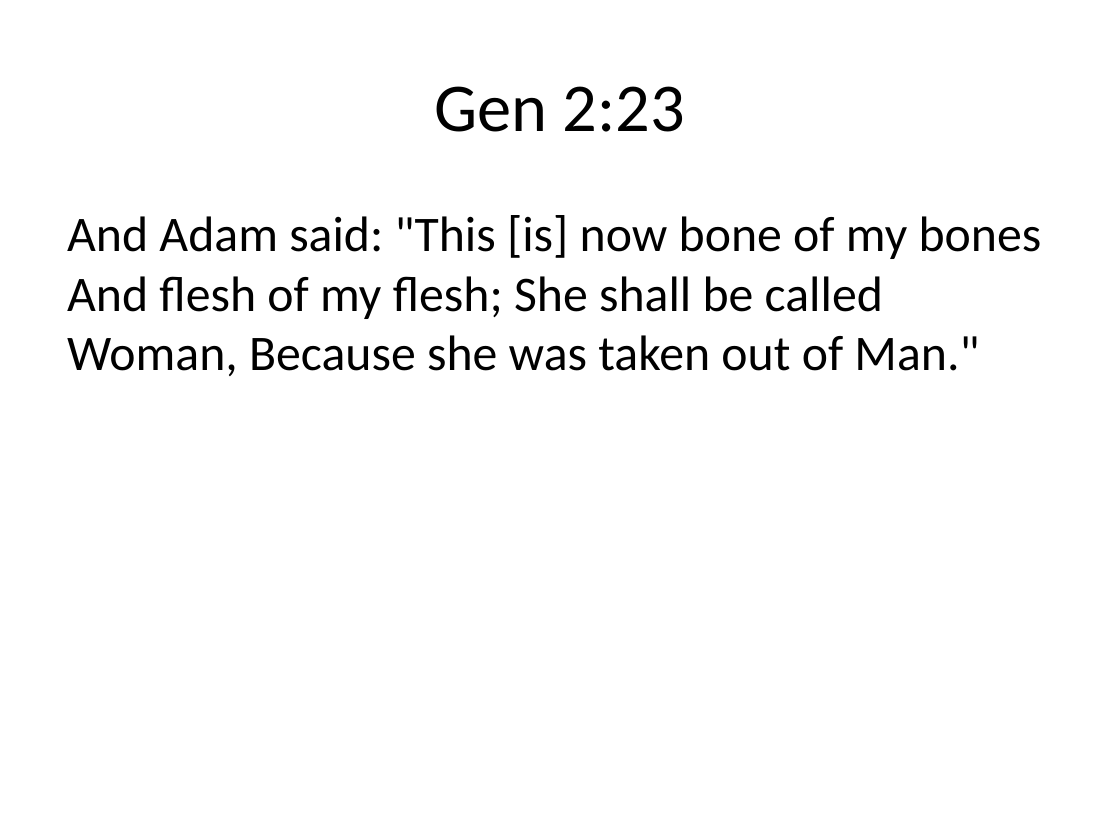
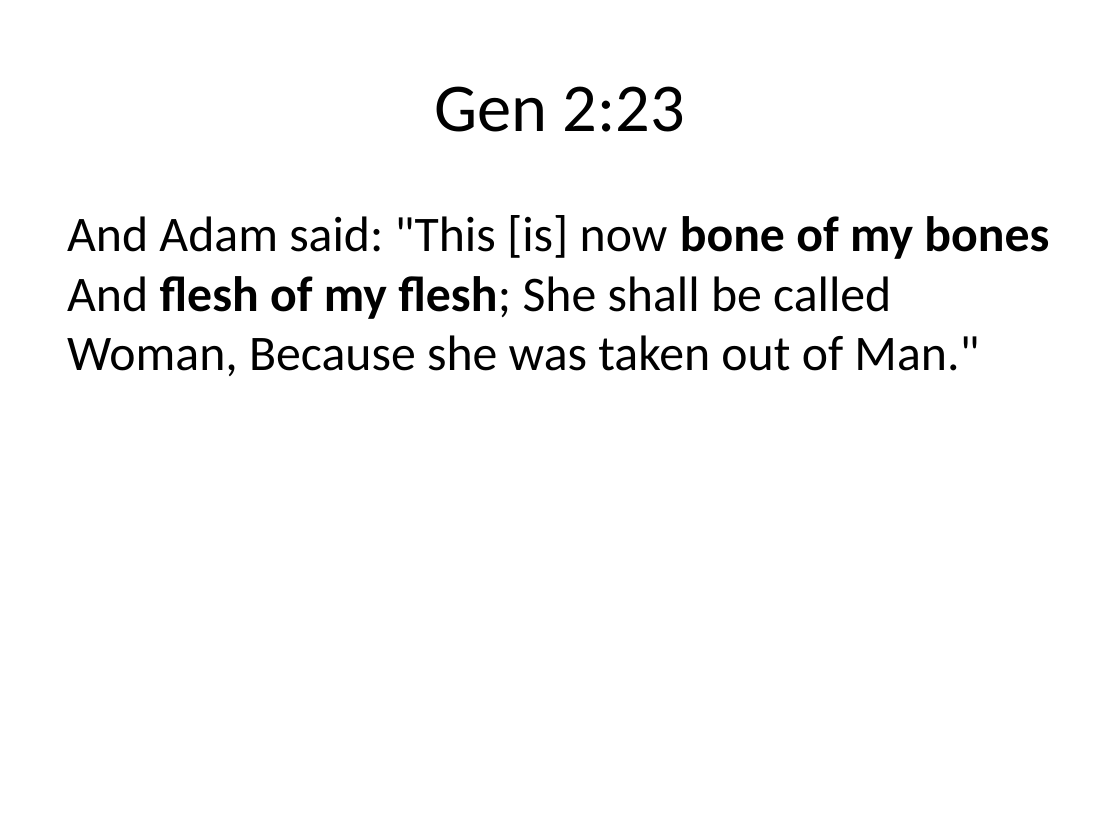
Before and after one commit to sjanhunen/dokimazo, a slide deck: slide 32 of presentations/ThePuzzle.pptx (slide 30 before the commit). Drawn at 1120x840 pixels with LibreOffice and Linux fonts; fonts in the diff are those of the drawing. Boxes give left, top, right and bottom in pixels: in the first picture for what was removed or moved away, otherwise in the second. Text is boxed around its words. In the diff, an @@ line names an element or a change of style, - is before the commit and + after.

```diff
--- a/presentations/ThePuzzle.pptx
+++ b/presentations/ThePuzzle.pptx
@@ text "And Adam said: "This [is] ..." at [67,215,1049,376]: bold on in "bone of my bones flesh of my ..." @@
```
Also in this commit, not shown: 12 other slides changed, 2 slides added.
